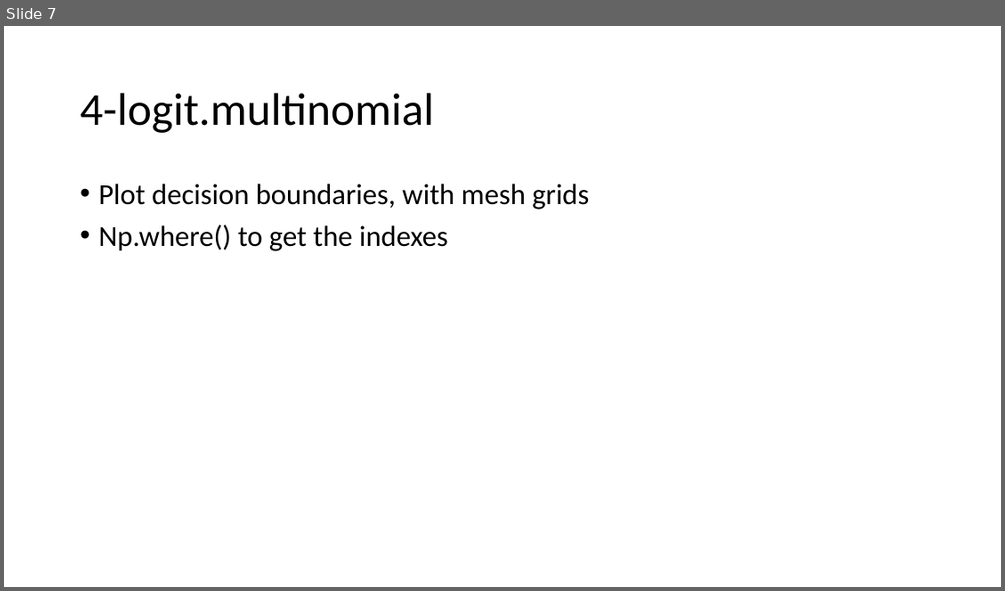
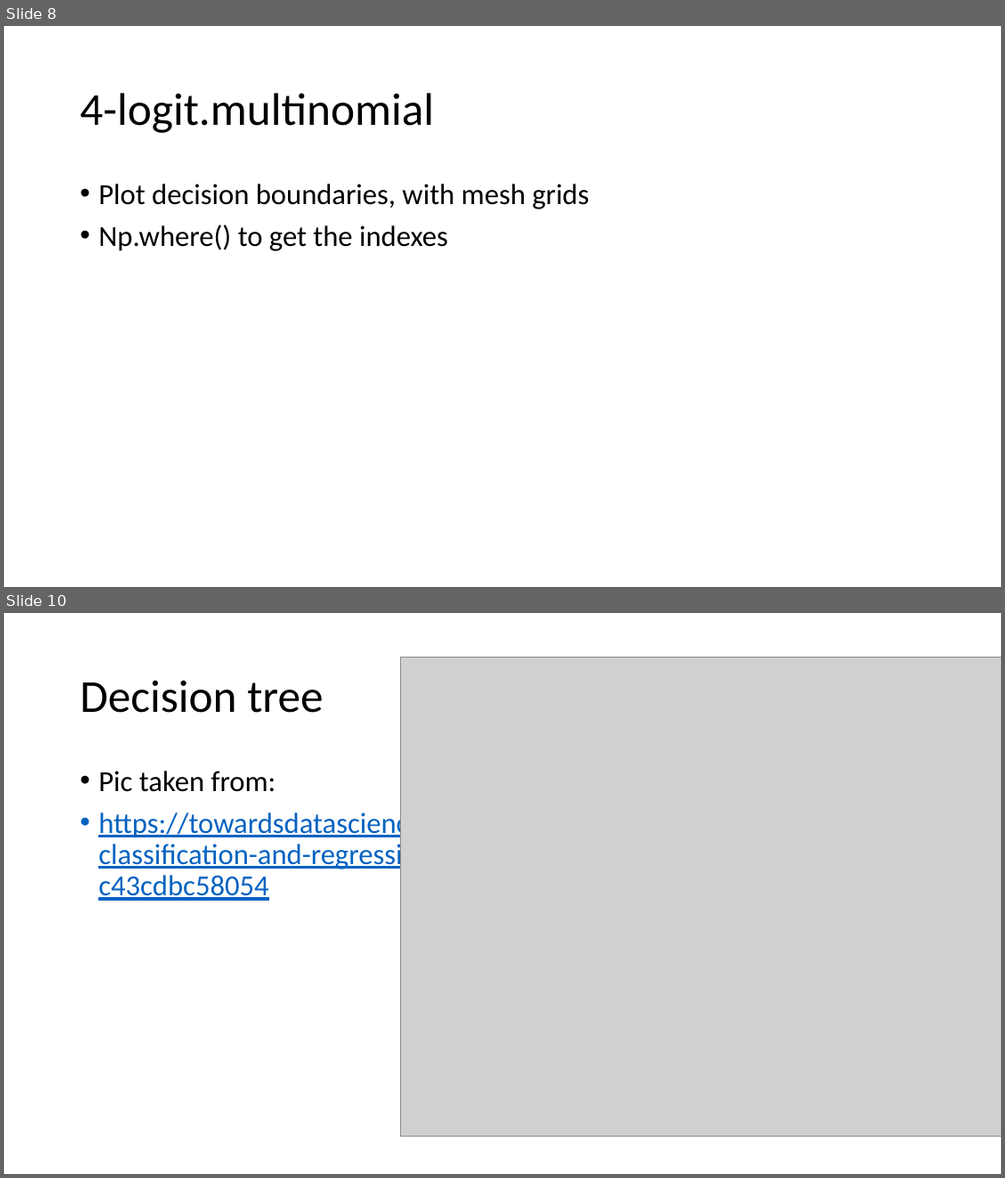
Before and after one commit to FranzGH/IoT_ML, a slide deck: Sklearn-UG.pptx. Shown one above the other, each under a label of ours: slide 7 before the commit, slides 8 and 10 after it; the slides between them are not shown. The pictures are 1005x591 and 1005x1178 pixels, drawn with LibreOffice and Linux fonts; fonts in the diff are those of the drawing; grey boxes stand for pictures. Boxes give left, top, right and bottom in pixels: in the first picture for what was removed or moved away, otherwise in the second. Text is boxed around its words. In the diff, an @@ line names an element or a change of style, - is before the commit and + after.

```diff
--- a/Sklearn-UG.pptx
+++ b/Sklearn-UG.pptx
@@ slide 10 added at (x1=4, y1=613, x2=1001, y2=1174), background #FFFFFF @@
@@ picture added at (x1=401, y1=657, x2=1001, y2=1135) @@
@@ title added at (x1=80, y1=680, x2=323, y2=713), 44 pt, text #000000 @@
+Decision tree
@@ text added at (x1=98, y1=771, x2=791, y2=900), 28 pt, text #0563C1, underline @@
+• Pic taken from:
+• https://towardsdatascience.com/https-medium-com-lorrli-classification-and-regression-analysis-with-decision-trees-c43cdbc58054
@@ what was slide 7 is now slide 8 @@
```
Also in this commit, not shown: 28 other slides added, 16 other files.
